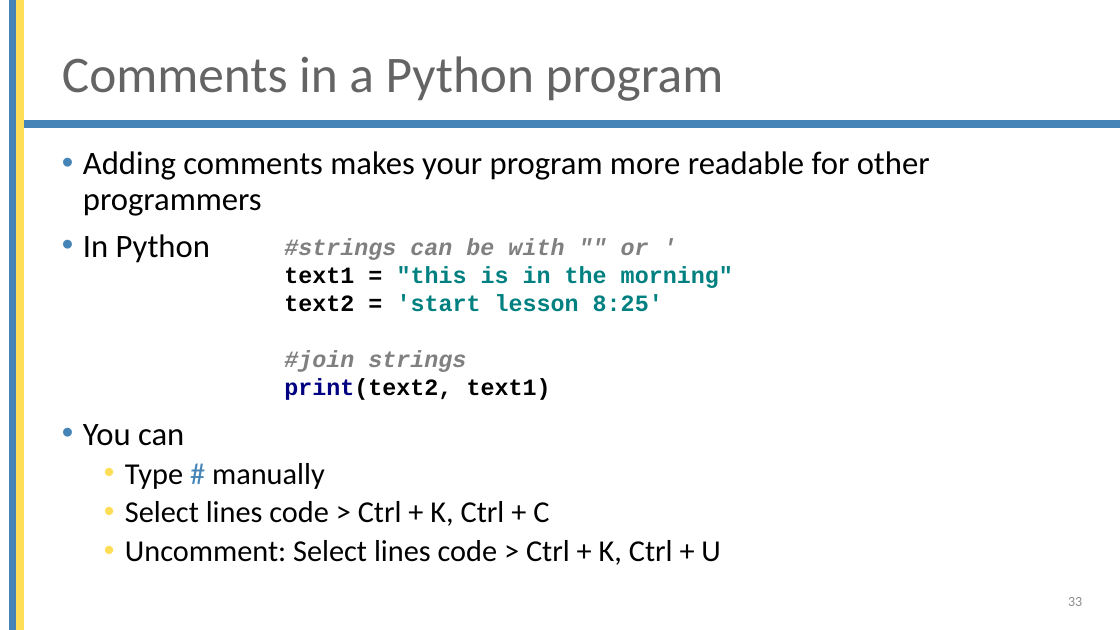
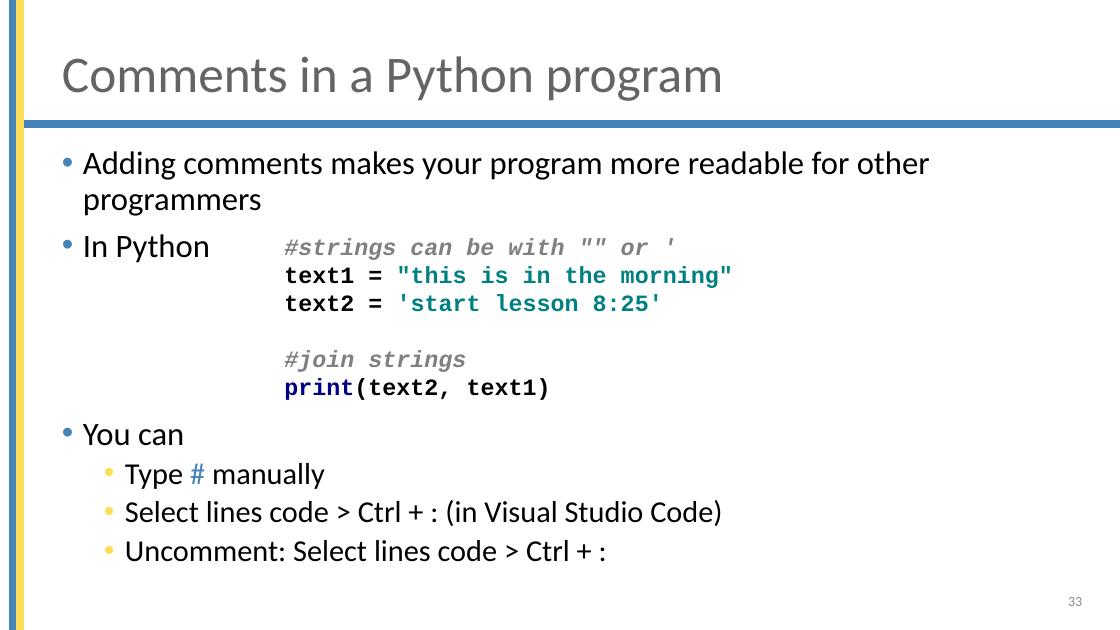
Before and after one commit to brentpulmansTM/Beobank-October-2022, a slide deck: slide 33 of Basic_python/1 Sequence.pptx. Drawn at 1120x630 pixels with LibreOffice and Linux fonts; fonts in the diff are those of the drawing; background and template pictures are left out. Boxes give left, top, right and bottom in pixels: in the first picture for what was removed or moved away, otherwise in the second. Text is boxed around its words. In the diff, an @@ line names an element or a change of style, - is before the commit and + after.

```diff
--- a/Basic_python/1 Sequence.pptx
+++ b/Basic_python/1 Sequence.pptx
@@ text at (125,500,722,562): text changed @@
-  • Select lines code > Ctrl + K, Ctrl + C
-  • Uncomment: Select lines code > Ctrl + K, Ctrl + U
+  • Select lines code > Ctrl + : (in Visual Studio Code)
+  • Uncomment: Select lines code > Ctrl + :
```
Also in this commit, not shown: 3 other slides changed, 2 other files.
